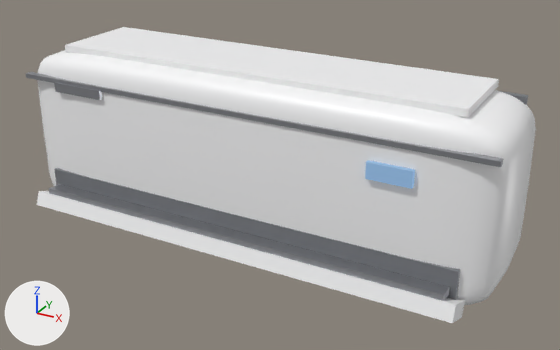
What one commit did to the glTF model public/models/air-conditioner.glb.
Rendered twice from a 50 mm camera at (0.617, -1.076, 0.647) aimed at (0.028, -0.006, 0.112). The axes (+X, +Y, +Z) are drawn at lower left. The lights are the same throughout. The picture after the commit comes second. Vertices at exactly the same position are counted once.

Names of what the first picture shows: 'air-outlet', 'body', 'brand', 'display', 'filter-line', 'intake-grille', 'louver', 'swing-vane', 'wall-plate'.
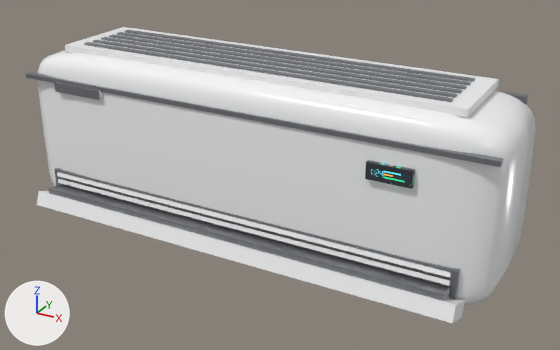
Edits to the bpy script that builds the scene:
```text
Change mat_white:
    mat_white.roughness: 0.4 -> 0.22
Change mat_graphite:
    mat_graphite.roughness: 0.48 -> 0.4
Change mat_steeldark:
    remove # nodes: BsdfPrincipled, OutputMaterial
    remove # colours: grey #aaacb1
    nodes: BsdfPrincipled, Math x2, Mix, OutputMaterial, SeparateColor, TexImage x2
    colours: grey #a0a2a8
    uses the picture img_image_0
    uses the picture img_image_1
Add mat_panelui:
    mat_panelui = bpy.data.materials.new('panelUI')
    # colours: dark grey #303538
    # uses the picture img_image_2
Change me_display:
    where me_display.from_pydata(...)  # 8 vertices, 12 faces; spans x 0.235..0.305, y -0.1302..-0.1202, z 0.197..0.223
    remove me_display.materials.append(mat_screenbright)  # dark blue #4b596c, glowing blue #7395b6
    add me_display.materials.append(mat_panelui)
Change me_filter_line:
    where me_filter_line.from_pydata(...)  # 8 vertices, 12 faces; spans x -0.42..0.42, y -0.125..-0.113, z 0.251..0.259
    me_filter_line part 1: texture (UV) coordinates changed
Add me_outlet_slat_003:
    me_outlet_slat_003.from_pydata([(0.37, -0.115, 0.066), (0.37, -0.13, 0.073), (0.37, -0.127, 0.08), (0.37, -0.113, 0.073), (-0.37, -0.13, 0.073), (-0.37, -0.115, 0.066), (-0.37, -0.113, 0.073), (-0.37, -0.127, 0.08)], [], [(0, 2, 1), (0, 3, 2), (4, 6, 5), (4, 7, 6), (6, 7, 2), (6, 2, 3), (4, 5, 0), (4, 0, 1), (4, 1, 2), (4, 2, 7), (0, 5, 6), (0, 6, 3)])
    me_outlet_slat_003.materials.append(mat_offwhite)  # white #f2f3f3
Add me_outlet_slat_002:
    me_outlet_slat_002.from_pydata([(0.37, -0.115, 0.053), (0.37, -0.13, 0.06), (0.37, -0.127, 0.067), (0.37, -0.113, 0.06), (-0.37, -0.13, 0.06), (-0.37, -0.115, 0.053), (-0.37, -0.113, 0.06), (-0.37, -0.127, 0.067)], [], [(0, 2, 1), (0, 3, 2), (4, 6, 5), (4, 7, 6), (6, 7, 2), (6, 2, 3), (4, 5, 0), (4, 0, 1), (4, 1, 2), (4, 2, 7), (0, 5, 6), (0, 6, 3)])
    me_outlet_slat_002.materials.append(mat_offwhite)  # white #f2f3f3
Add ob_intake_slat_005:
    ob_intake_slat_005 = bpy.data.objects.new('intake-slat.005', me_intake_slat_005)  # a box spanning x -0.33..0.33, y -0.066..-0.056, z 0.305..0.311; in mat_graphite (grey #7c7e84)
    ob_intake_slat_005.location = (0.0, 0.0, 0.0)
Add ob_intake_slat_004:
    ob_intake_slat_004 = bpy.data.objects.new('intake-slat.004', me_intake_slat_004)  # a box spanning x -0.33..0.33, y -0.044..-0.034, z 0.305..0.311; in mat_graphite (grey #7c7e84)
    ob_intake_slat_004.location = (0.0, 0.0, 0.0)
Add ob_intake_slat_003:
    ob_intake_slat_003 = bpy.data.objects.new('intake-slat.003', me_intake_slat_003)  # a box spanning x -0.33..0.33, y -0.022..-0.012, z 0.305..0.311; in mat_graphite (grey #7c7e84)
    ob_intake_slat_003.location = (0.0, 0.0, 0.0)
Add ob_intake_slat_002:
    ob_intake_slat_002 = bpy.data.objects.new('intake-slat.002', me_intake_slat_002)  # a box spanning x -0.33..0.33, y 0.0..0.01, z 0.305..0.311; in mat_graphite (grey #7c7e84)
    ob_intake_slat_002.location = (0.0, 0.0, 0.0)
Add ob_intake_slat_001:
    ob_intake_slat_001 = bpy.data.objects.new('intake-slat.001', me_intake_slat_001)  # a box spanning x -0.33..0.33, y 0.022..0.032, z 0.305..0.311; in mat_graphite (grey #7c7e84)
    ob_intake_slat_001.location = (0.0, 0.0, 0.0)
Add ob_intake_slat:
    ob_intake_slat = bpy.data.objects.new('intake-slat', me_intake_slat)  # a box spanning x -0.33..0.33, y 0.044..0.054, z 0.305..0.311; in mat_graphite (grey #7c7e84)
    ob_intake_slat.location = (0.0, 0.0, 0.0)
Add ob_outlet_slat_003:
    ob_outlet_slat_003 = bpy.data.objects.new('outlet-slat.003', me_outlet_slat_003)
    ob_outlet_slat_003.location = (0.0, 0.0, 0.0)
Add ob_outlet_slat_002:
    ob_outlet_slat_002 = bpy.data.objects.new('outlet-slat.002', me_outlet_slat_002)
    ob_outlet_slat_002.location = (0.0, 0.0, 0.0)
```

Boxes (x1, y1, x2, y2) around the edits, measured in the pictures (560 x 350 px):
'air-outlet', surface changed: (55, 169, 458, 299) in both
'outlet-slat.003', added: after (57, 172, 451, 278)
'outlet-slat.002', added: after (58, 179, 450, 285)
'intake-slat.005', added: after (84, 42, 453, 102)
'intake-slat.004', added: after (93, 39, 458, 98)
'intake-slat.003', added: after (101, 37, 462, 94)
'intake-slat.002', added: after (109, 34, 467, 90)
'intake-slat.001', added: after (117, 32, 471, 86)
'intake-slat', added: after (125, 30, 475, 82)
'display', recoloured (darker): (365, 160, 415, 189) in both
